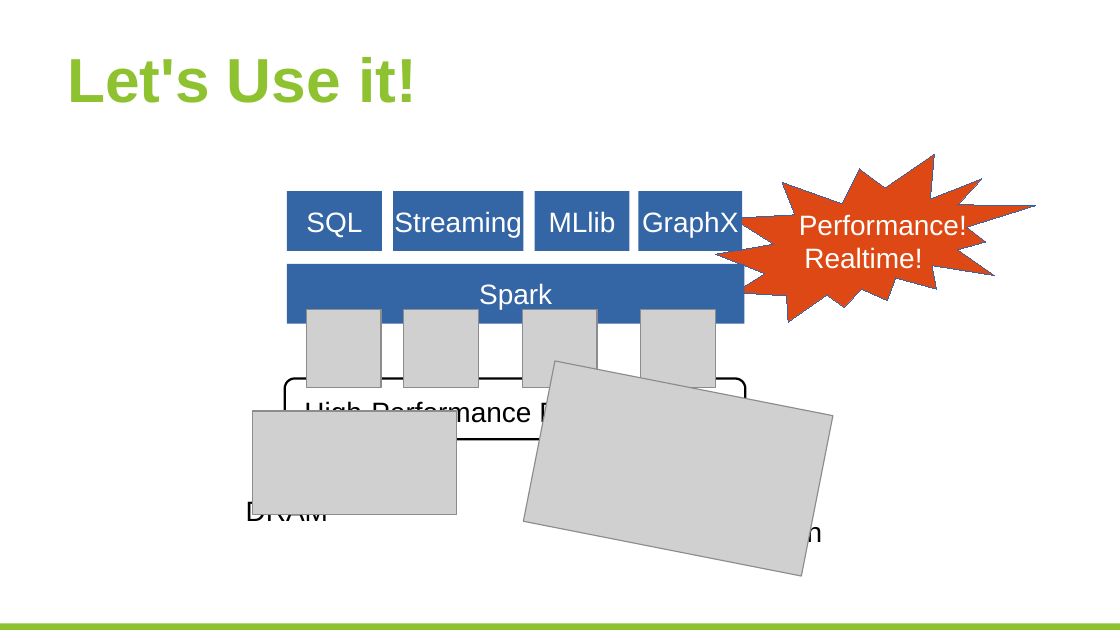
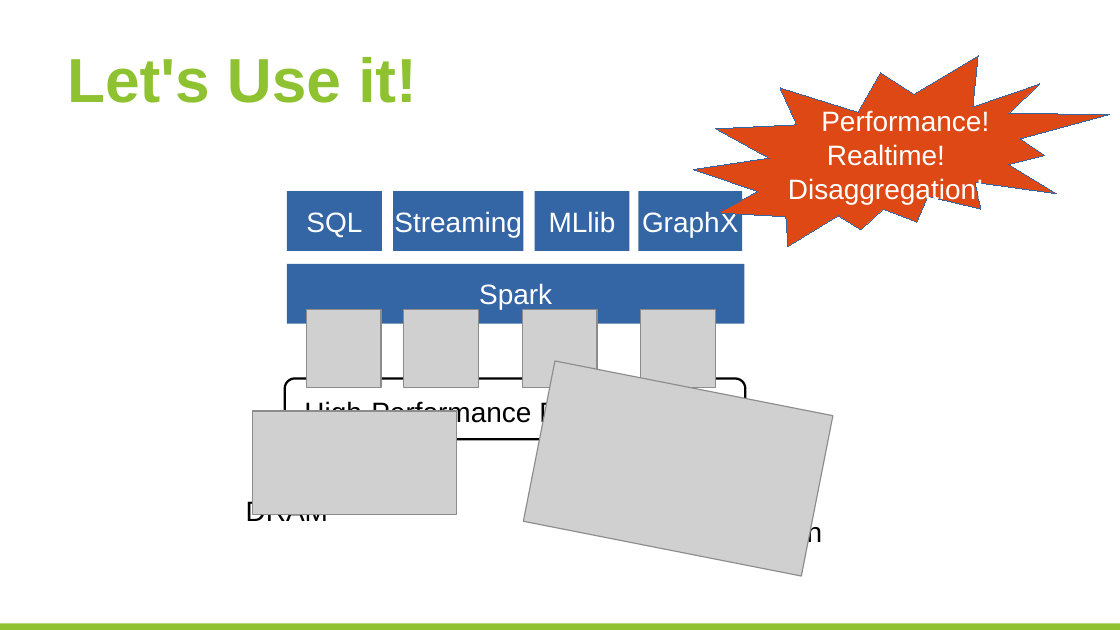
Before and after one commit to huangyibo/spark-summit-17, a slide deck: slide 6 of template.odp. Drawn at 1120x630 pixels with LibreOffice and Linux fonts; fonts in the diff are those of the drawing; grey boxes stand for pictures; background and template pictures are left out. Boxes give left, top, right and bottom in pixels: in the first picture for what was removed or moved away, otherwise in the second. Text is boxed around its words. In the diff, an @@ line names an element or a change of style, - is before the commit and + after.

```diff
--- a/template.odp
+++ b/template.odp
@@ irregular seal "Performance!": place and size @@
-irregular seal "Performance!" at [716, 155, 1035, 323]
+irregular seal "Performance!" at [693, 56, 1109, 246]
@@ text in irregular seal at [788, 178, 984, 204]: paragraph added @@
+Disaggregation!
```
Also in this commit, not shown: 2 other slides changed, 1 slide added.
